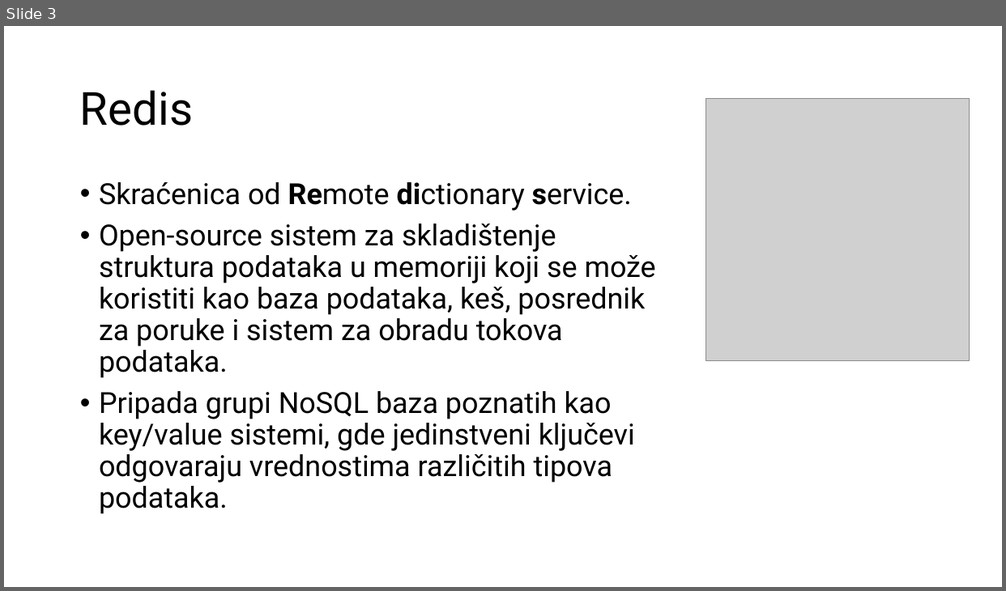
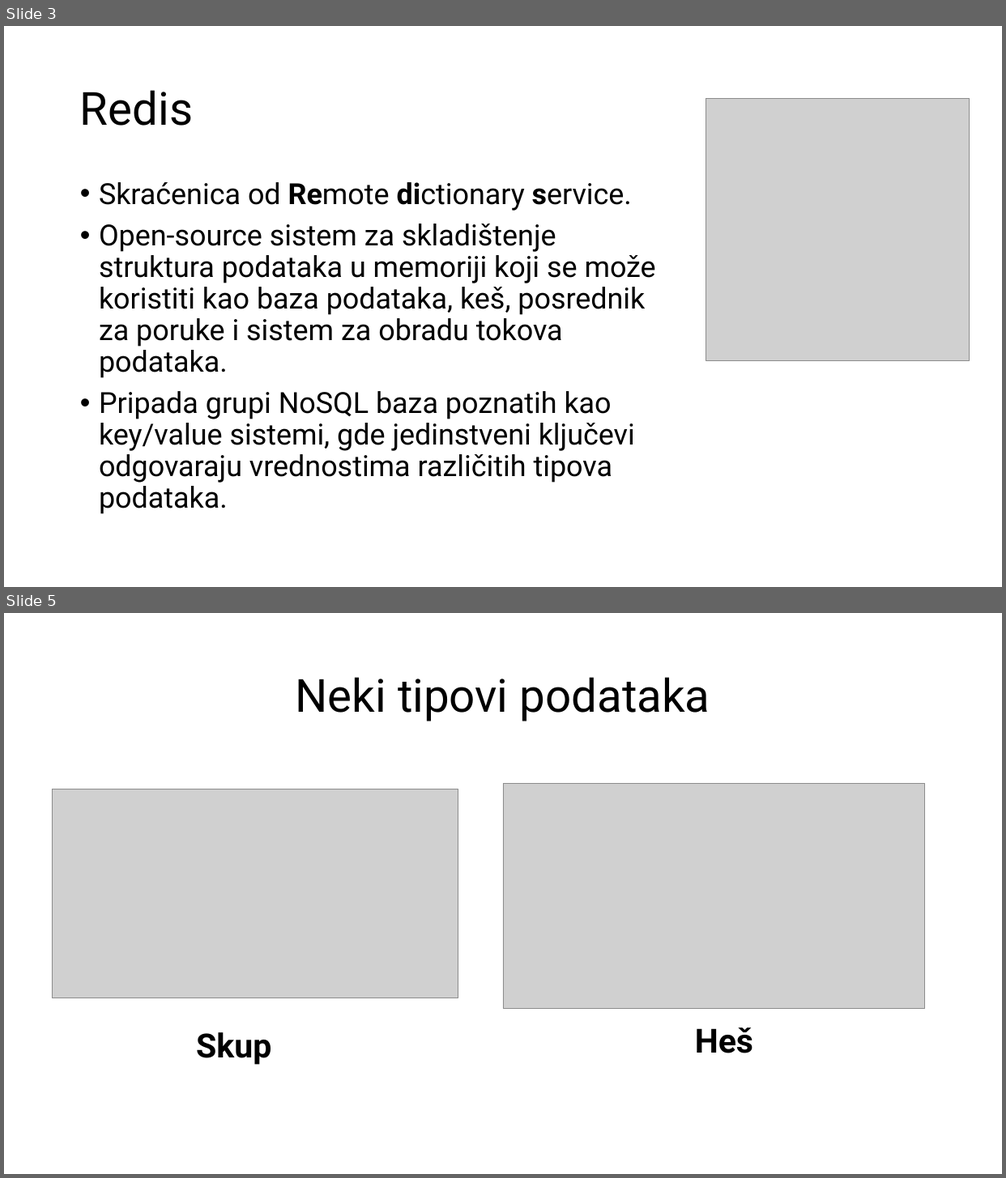
Before and after one commit to radisa-markovic/redis-mongodb-imdb-vs-ondisk, a slide deck: Redis i Mongo.pptx. Shown one above the other, each under a label of ours: slide 3 before the commit, slides 3 and 5 after it; the slides between them are not shown. The pictures are 1006x591 and 1006x1178 pixels, drawn with LibreOffice and Linux fonts; fonts in the diff are those of the drawing; grey boxes stand for pictures. Boxes give left, top, right and bottom in pixels: in the first picture for what was removed or moved away, otherwise in the second. Text is boxed around its words. In the diff, an @@ line names an element or a change of style, - is before the commit and + after.

```diff
--- a/Redis i Mongo.pptx
+++ b/Redis i Mongo.pptx
@@ slide 5 added at <box>4,613,1002,1174</box>, background #FFFFFF @@
@@ title added at <box>296,677,710,722</box>, 44 pt, text #000000 @@
+Neki tipovi podataka
@@ picture added at <box>52,789,458,999</box> @@
@@ picture added at <box>503,783,925,1008</box> @@
@@ text added at <box>196,1033,271,1065</box>, 32 pt, text #000000, bold @@
+Skup
@@ text added at <box>695,1028,753,1054</box>, 32 pt, text #000000, bold @@
+Heš
```
Also in this commit, not shown: 1 slide changed, 8 other slides added.
